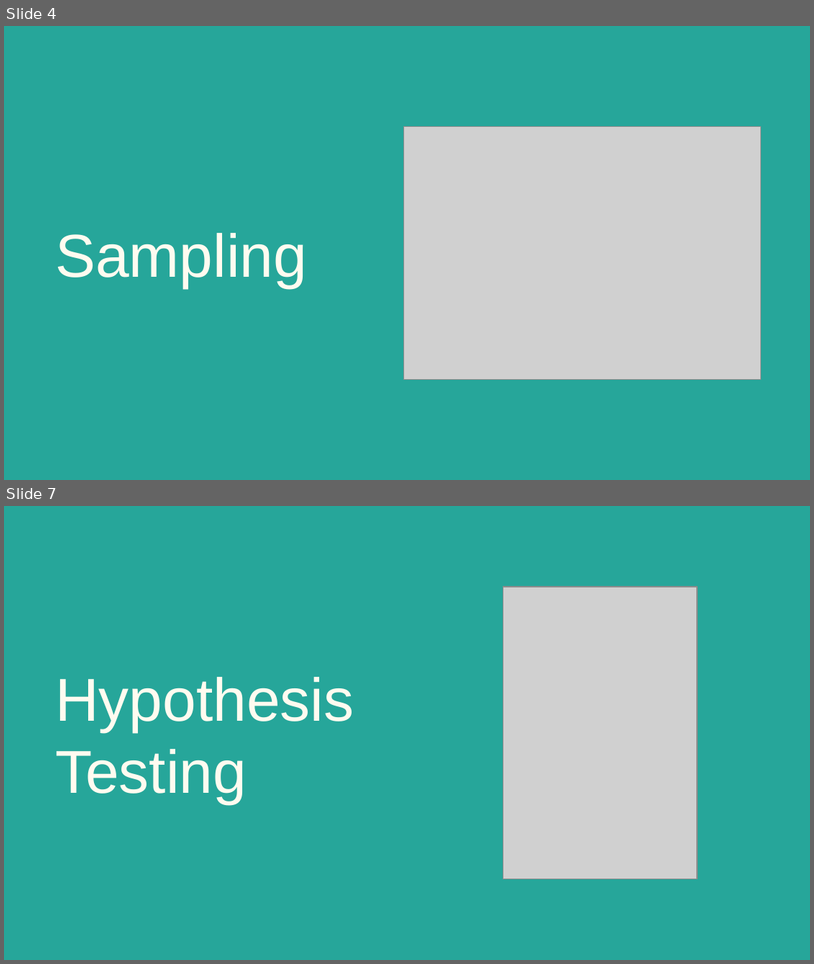
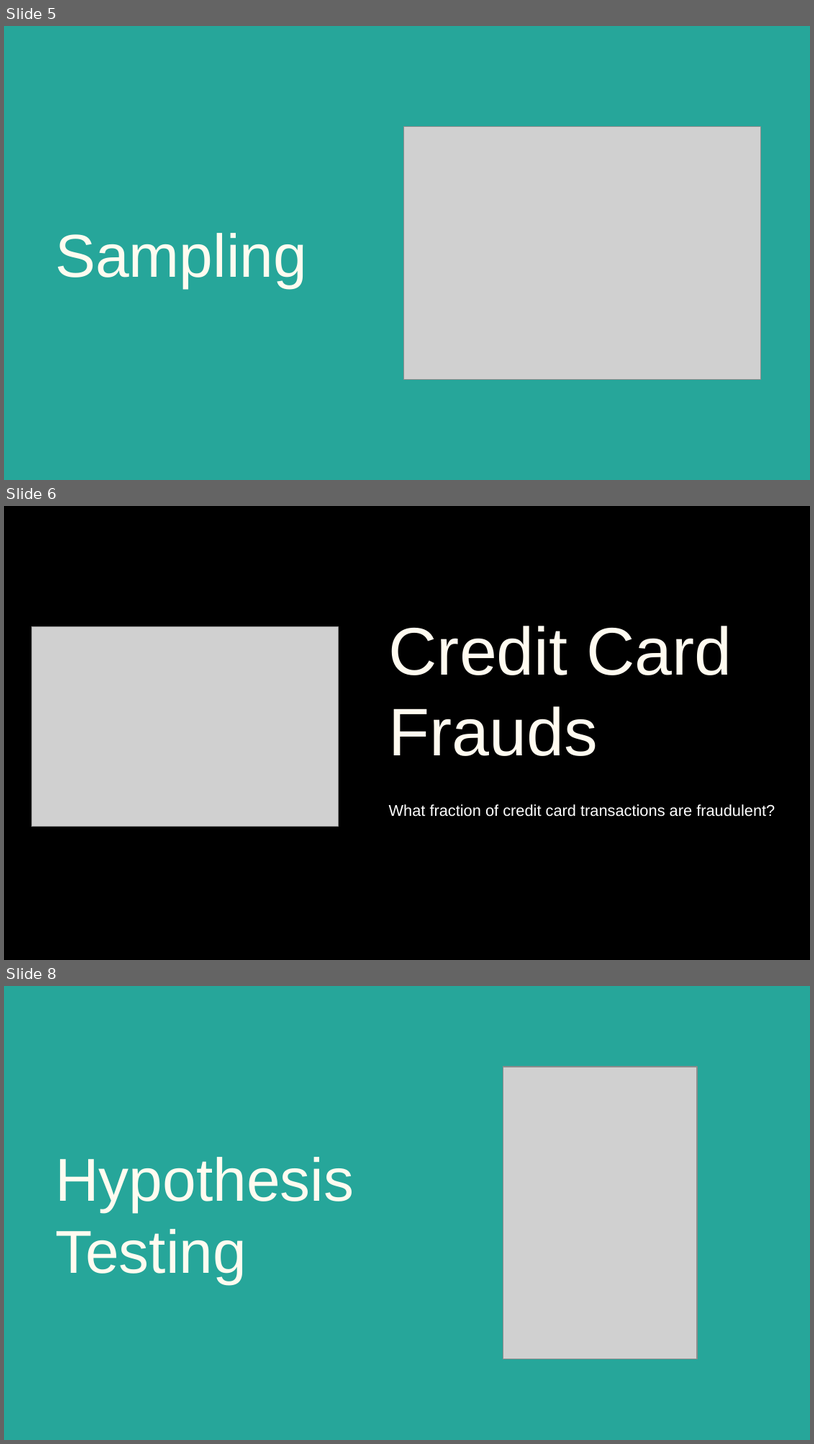
Before and after one commit to rounakbanik/inferential_stats_pycon, a slide deck: Inferential Statistics.pptx. Shown one above the other, each under a label of ours: slides 4 and 7 before the commit, slides 5, 6 and 8 after it; the slides between them are not shown. The pictures are 814x964 and 814x1444 pixels, drawn with LibreOffice and Linux fonts; fonts in the diff are those of the drawing; grey boxes stand for pictures. Boxes give left, top, right and bottom in pixels: in the first picture for what was removed or moved away, otherwise in the second. Text is boxed around its words. In the diff, an @@ line names an element or a change of style, - is before the commit and + after.

```diff
--- a/Inferential Statistics.pptx
+++ b/Inferential Statistics.pptx
@@ slide 6 added at (4, 506, 810, 960), background #000000 @@
@@ picture added at (31, 627, 338, 826) @@
@@ title added at (389, 626, 732, 756), 60 pt, text #FFFBF0 @@
+Credit Card Frauds
@@ text added at (389, 804, 775, 816), 14 pt, text #FFFFFF @@
+What fraction of credit card transactions are fraudulent?
@@ what was slide 4 is now slide 5 @@
@@ what was slide 7 is now slide 8 @@
```
Also in this commit, not shown: 1 slide changed, 2 other slides added, 2 slides removed.
